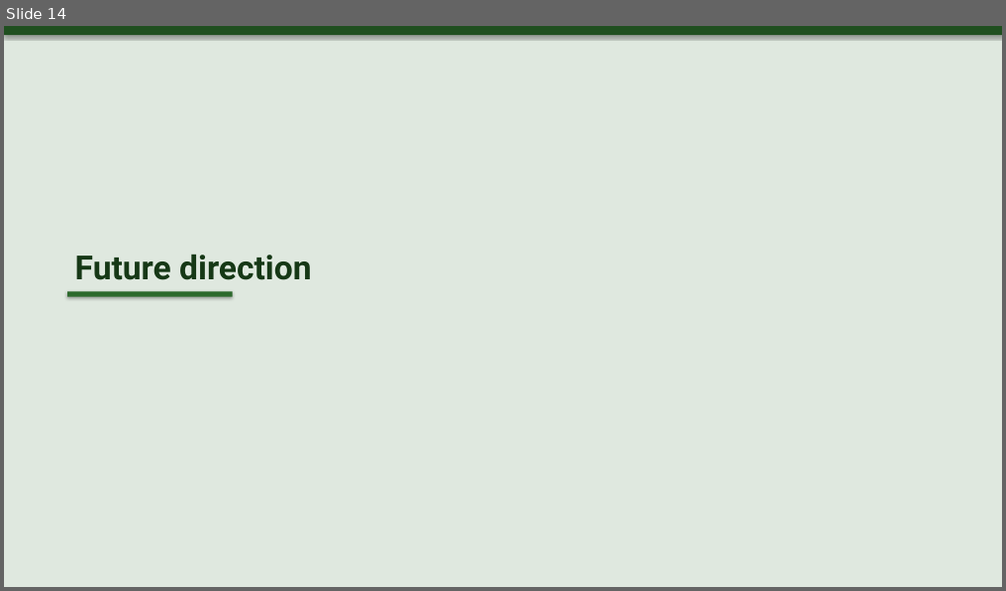
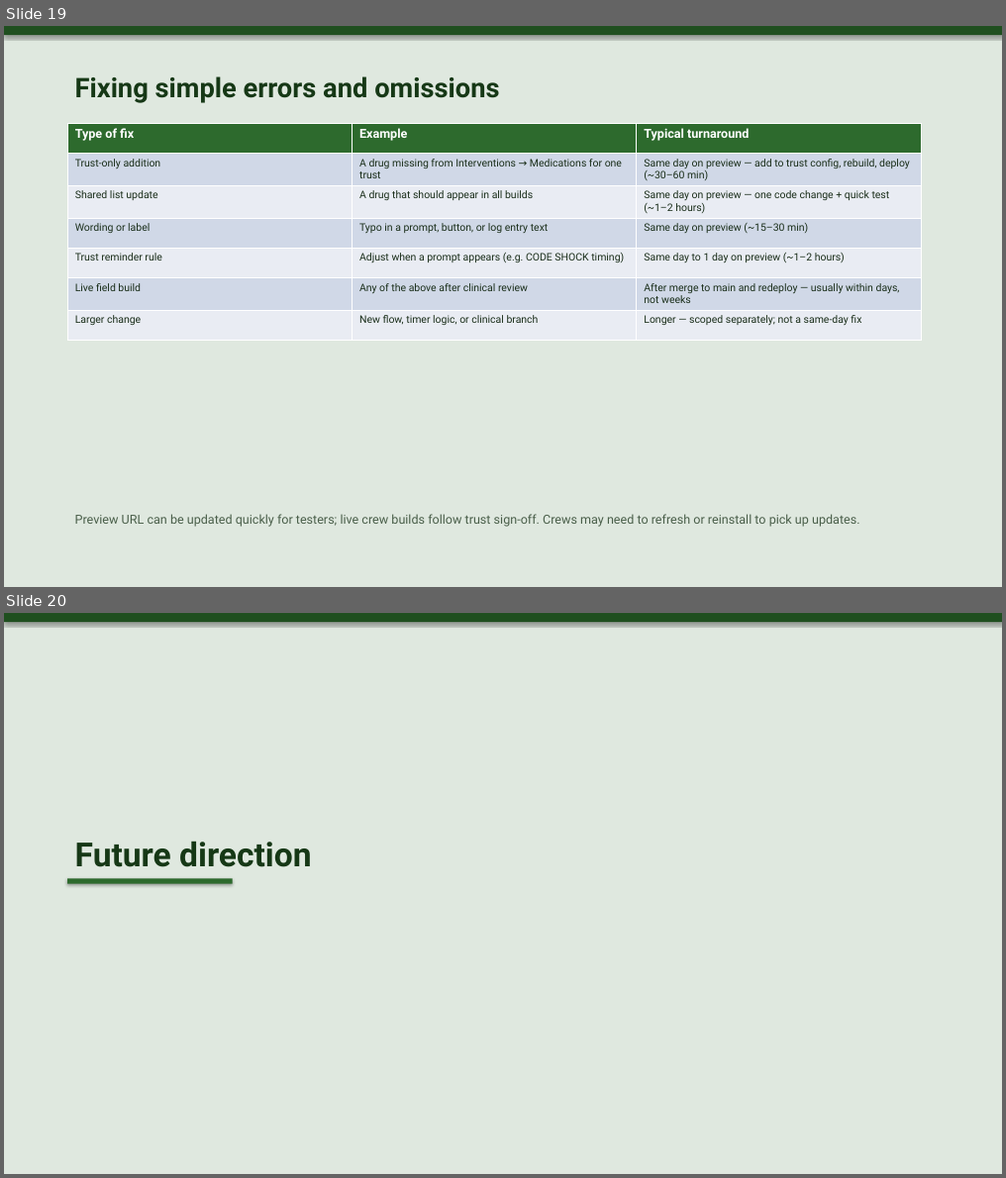
Before and after one commit to unicornfss/resusci-time, a slide deck: Resusci-Time-QI-and-Technical-Overview-new.pptx. Shown one above the other, each under a label of ours: slide 14 before the commit, slides 19 and 20 after it. The pictures are 1006x591 and 1006x1178 pixels, drawn with LibreOffice and Linux fonts; fonts in the diff are those of the drawing. Boxes give left, top, right and bottom in pixels: in the first picture for what was removed or moved away, otherwise in the second. Text is boxed around its words. In the diff, an @@ line names an element or a change of style, - is before the commit and + after.

Commit message:
Add scroll hint, mobile timer layout, trust config
Introduce a mobile-friendly timer-bar layout and a bottom "scroll for checklist" hint: new CSS rules, a ScrollBelowFoldHint component, and a useBelowFoldHint hook to show a prompt on narrow screens. Make case-transfer and related trust features configurable: add defaults and resolvers, simplify WMAS trust config (use booleans for codeShock/prolongedVfTorGate), and gate UI/actions (transfer buttons/modals) on the resolved caseTransfer feature. Change case-continuation logic to use protocol-minute window (timeScale-aware) and block continuation after patient handover. Bump app version and preview changelog, and update the PPTX generator script to read package.json/changelog and include version history slides. Minor copy tweaks (About, handover modal) and assorted UI/behavior adjustments tied to the above changes.

```diff
--- a/Resusci-Time-QI-and-Technical-Overview-new.pptx
+++ b/Resusci-Time-QI-and-Technical-Overview-new.pptx
@@ slide 19 added at (x1=4, y1=26, x2=1002, y2=587), background #FFFFFF @@
@@ rectangle added at (x1=4, y1=26, x2=1002, y2=587), fill #DFE8DF @@
@@ rectangle added at (x1=4, y1=26, x2=1002, y2=35), fill #1F4F1F @@
@@ text added at (x1=75, y1=76, x2=499, y2=103), 26 pt, text #163816, bold @@
+Fixing simple errors and omissions
@@ table added at (x1=67, y1=123, x2=921, y2=333), 7 rows, 3 columns @@
+Type of fix | Example | Typical turnaround
+Trust-only addition | A drug missing from Interventions → Medications for one trust | Same day on preview — add to trust config, rebuild, deploy (~30–60 min)
+Shared list update | A drug that should appear in all builds | Same day on preview — one code change + quick test (~1–2 hours)
+Wording or label | Typo in a prompt, button, or log entry text | Same day on preview (~15–30 min)
+Trust reminder rule | Adjust when a prompt appears (e.g. CODE SHOCK timing) | Same day to 1 day on preview (~1–2 hours)
+Live field build | Any of the above after clinical review | After merge to main and redeploy — usually within days, not weeks
+Larger change | New flow, timer logic, or clinical branch | Longer — scoped separately; not a same-day fix
@@ text added at (x1=75, y1=514, x2=859, y2=527), 12 pt, text #4A5F4A @@
+Preview URL can be updated quickly for testers; live crew builds follow trust sign-off. Crews may need to refresh or reinstall to pick up updates.
@@ what was slide 14 is now slide 20 @@
```
Also in this commit, not shown: 8 slides changed, 6 other slides added, 1 slide removed, 19 other files.
